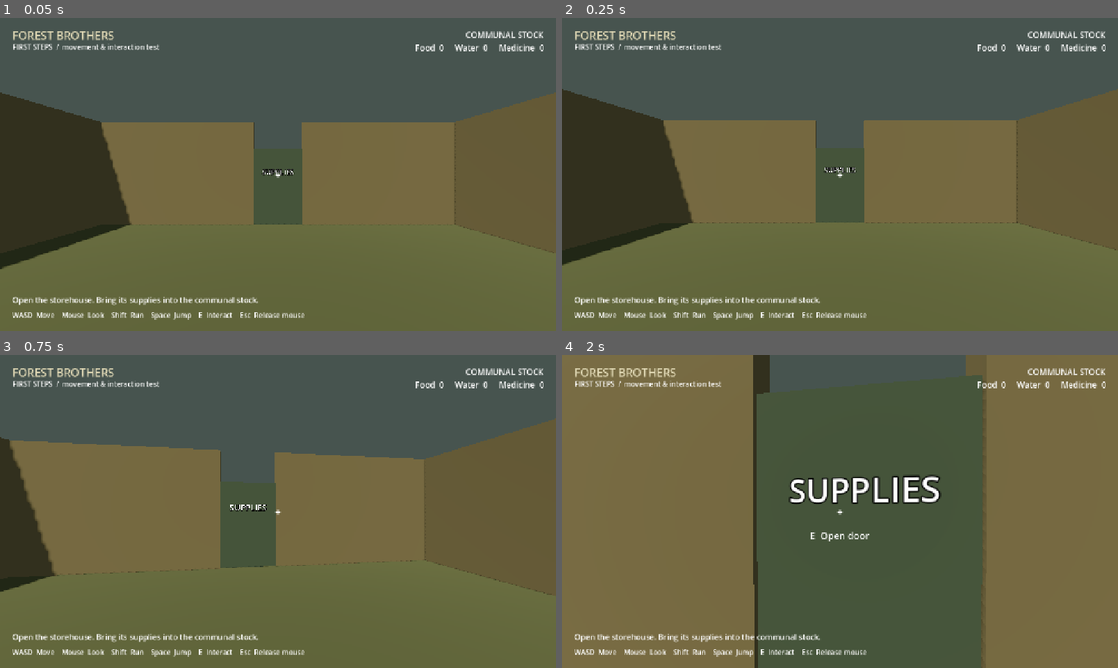
Above: before the commit, frames 1-4 (two rows, left to right).
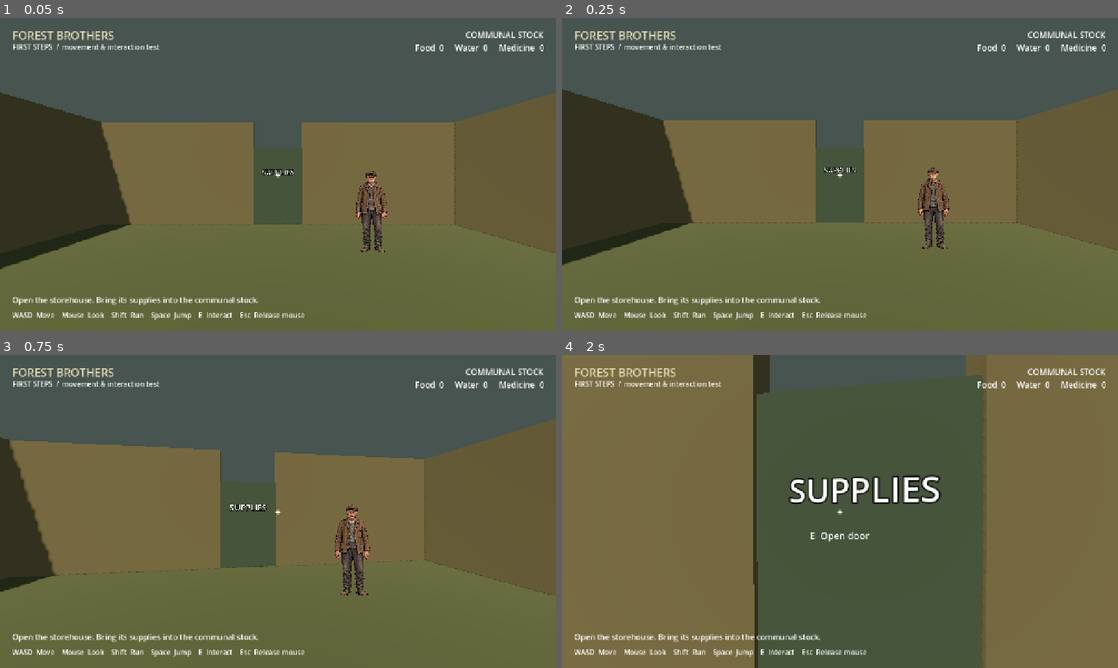
Above: after the commit, the same moments.

Repository: lazdinst/forest-brothers
Game: Godot game, scene res://scenes/prototype/camp_test.tscn
Two runs of this game, one before a commit and one after it. Both use one fixed random seed, a clock stepped at 60 frames per second and the inputs below.
Inputs (mouse positions are in pixels of both pictures, inside the frame that each line leads up to):
- Up to frame 1 (0.05 s): no input
- Up to frame 2 (0.25 s): no input
- Up to frame 3 (0.75 s): tap Enter at 0.5 s; move the mouse to (305, 511) at 0.52 s; hold W (move_forward) from 0.53 s (still down); hold E (interact) from 0.53 s (still down)
- Up to frame 4 (2 s): keep holding W (move_forward); tap Space (jump) at 0.77, 1.52 s; move the mouse to (812, 511) at 1.27 s; release E (interact) at 1.28 s; tap Shift (sprint) at 1.35 s

The runs differ from the first frame. In frame 1, 0.7% of the frame differs, in the area x 64-70%, y 48-75%; in frame 2, 0.7%; in frame 3, 0.9%, in the area x 60-67%, y 47-77%; in frame 4, nothing differs.

Commit message:
Place approved starting civilian sprite in the prototype

Diff:
--- /dev/null
+++ b/scenes/characters/starting_civilian.tscn
@@ -0,0 +1,22 @@
+[gd_scene load_steps=3 format=3]
+
+[ext_resource type="Texture2D" path="res://assets/characters/starting_civilian/starting_civilian_front_v1.png" id="1_texture"]
+
+[sub_resource type="CapsuleShape3D" id="BodyShape"]
+radius = 0.28
+height = 1.7
+
+[node name="StartingCivilian" type="StaticBody3D"]
+
+[node name="Body" type="CollisionShape3D" parent="."]
+position = Vector3(0, 0.85, 0)
+shape = SubResource("BodyShape")
+
+[node name="IdleSprite" type="Sprite3D" parent="."]
+position = Vector3(0, 0.85, 0)
+cast_shadow = 0
+texture_filter = 0
+pixel_size = 0.0012
+billboard = 2
+alpha_cut = 1
+texture = ExtResource("1_texture")
--- a/scenes/prototype/camp_test.tscn
+++ b/scenes/prototype/camp_test.tscn
@@ -1,9 +1,11 @@
-[gd_scene load_steps=26 format=3]
+[gd_scene load_steps=27 format=3]
 
 [ext_resource type="PackedScene" path="res://scenes/player/first_person_player.tscn" id="1_player"]
 [ext_resource type="Script" path="res://scripts/prototype/camp_test.gd" id="2_world"]
 [ext_resource type="Script" path="res://scripts/interactions/door.gd" id="3_door"]
 [ext_resource type="Script" path="res://scripts/interactions/supply_pickup.gd" id="4_pickup"]
+
+[ext_resource type="PackedScene" path="res://scenes/characters/starting_civilian.tscn" id="5_civilian"]
 
 [sub_resource type="Environment" id="Environment"]
 background_mode = 1
@@ -77,6 +79,9 @@
 
 [node name="Player" parent="." instance=ExtResource("1_player")]
 position = Vector3(0, 0.1, 4.3)
+
+[node name="StartingCivilian" parent="." instance=ExtResource("5_civilian")]
+position = Vector3(2.0, 0, 0.3)
 
 [node name="Floor" type="StaticBody3D" parent="."]
 position = Vector3(0, -0.2, -2)
Not shown, added: assets/characters/starting_civilian/starting_civilian_front_v1.png.import
Not shown, changed: docs/ART_DIRECTION.md
Not shown, changed: docs/DECISIONS.md
Not shown, changed: docs/GETTING_STARTED.md
